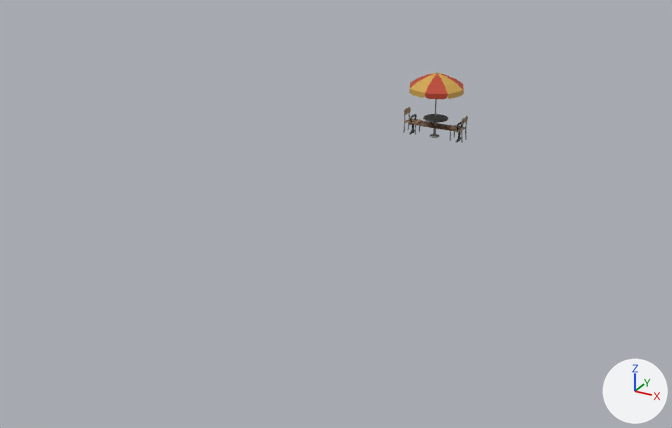
One commit to the glTF model assets/objects/street-props.glb: the scene before it, then after it.
The view is the same before and after, from a camera (50 mm lens) standing at (13.7, -33.2, 12.2) and looking at (0.3, -8.9, 0.1). Every picture has the same lights, and +X, +Y and +Z are marked at lower right. Where no turn or scale is listed for an object, it has been applied to the vertices.

Script lines for the objects in view, before the commit:
```python
me_outdoor_dining = bpy.data.meshes.new('outdoor_dining')
me_outdoor_dining.from_pydata(...)  # 593 vertices, 960 faces; spans x -1.28..1.28, y -1.13..1.13, z 0.0..2.65
me_outdoor_dining.materials.append(mat_atlas_colors)  # picture img_atlas_colors_diffuse
ob_outdoor_dining = bpy.data.objects.new('outdoor_dining', me_outdoor_dining)
ob_outdoor_dining.location = (0.0, 0.0, 0.0)
```
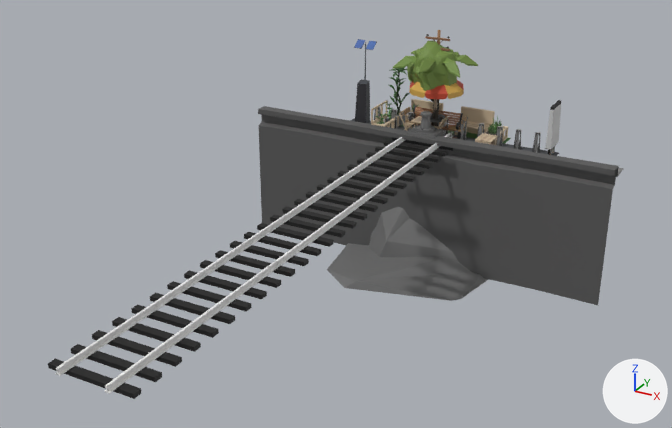
Commit message: adding parklet glTF model to assets

Boxes (x1, y1, x2, y2) around the edits, measured in the pictures (672 x 428 px):
'sea_wall', added
    after: (258, 106, 624, 305)
'track', added
    after: (48, 132, 453, 399)
'parklet', added (brown)
    after: (371, 67, 511, 152)
'bike_share', added
    after: (350, 39, 561, 156)
'tree-01', added (green)
    after: (407, 40, 457, 126)
'palmtree', added (green)
    after: (393, 51, 478, 114)
'park_bench', added
    after: (409, 106, 463, 139)
'utility_pole', added
    after: (425, 30, 450, 102)

The change, as a list of edits to the scene's bpy script:
```text
Add me_tree_01:
    me_tree_01.from_pydata(...)  # 164 vertices, 316 faces; spans x -1.38..0.83, y -1.07..0.83, z 0.0..3.85
    me_tree_01.materials.append(mat_atlas_colors)  # picture img_atlas_colors_diffuse
Add me_track:
    me_track.from_pydata(...)  # 264 vertices, 412 faces; spans x -1.3..1.3, y -20.2..0.0, z 0.0..0.3
    me_track.materials.append(mat_atlas_colors)  # picture img_atlas_colors_diffuse
Add me_sea_wall:
    me_sea_wall.from_pydata(...)  # 233 vertices, 358 faces; spans x -7.46..7.54, y -4.72..0.0, z -5.24..1.26
    me_sea_wall.materials.append(mat_atlas_colors)  # picture img_atlas_colors_diffuse
Add me_park_bench:
    me_park_bench.from_pydata(...)  # 314 vertices, 552 faces; spans x -1.04..1.04, y -0.29..0.33, z 0.0..1.05
    me_park_bench.materials.append(mat_atlas_colors)  # picture img_atlas_colors_diffuse
Add me_palmtree:
    me_palmtree.from_pydata(...)  # 150 vertices, 212 faces; spans x -1.65..1.46, y -1.65..1.66, z 0.0..3.45
    me_palmtree.materials.append(mat_atlas_colors)  # picture img_atlas_colors_diffuse
Add me_bike_share:
    me_bike_share.from_pydata(...)  # 1812 vertices, 2725 faces; spans x -3.83..5.01, y -0.46..0.54, z 0.0..3.44
    me_bike_share.materials.append(mat_atlas_colors)  # picture img_atlas_colors_diffuse
Add me_parklet:
    me_parklet.from_pydata(...)  # 3639 vertices, 6400 faces; spans x -4.91..0.44, y -0.72..1.84, z -0.41..2.0
    me_parklet.materials.append(mat_atlas_colors)  # picture img_atlas_colors_diffuse
Add me_utility_pole:
    me_utility_pole.from_pydata(...)  # 454 vertices, 780 faces; spans x -0.51..0.51, y -0.16..0.16, z 0.0..4.3
    me_utility_pole.materials.append(mat_atlas_colors)  # picture img_atlas_colors_diffuse
Add ob_tree_01:
    ob_tree_01 = bpy.data.objects.new('tree-01', me_tree_01)
    ob_tree_01.location = (0.0, 0.0, 0.0)
Add ob_track:
    ob_track = bpy.data.objects.new('track', me_track)
    ob_track.location = (0.0, 0.0, 0.0)
Add ob_sea_wall:
    ob_sea_wall = bpy.data.objects.new('sea_wall', me_sea_wall)
    ob_sea_wall.location = (0.0, 0.0, 0.0)
Add ob_park_bench:
    ob_park_bench = bpy.data.objects.new('park_bench', me_park_bench)
    ob_park_bench.location = (0.0, 0.0, 0.0)
Add ob_palmtree:
    ob_palmtree = bpy.data.objects.new('palmtree', me_palmtree)
    ob_palmtree.location = (0.0, 0.0, 0.0)
Add ob_bike_share:
    ob_bike_share = bpy.data.objects.new('bike_share', me_bike_share)
    ob_bike_share.location = (0.0, 0.0, 0.0)
Add ob_parklet:
    ob_parklet = bpy.data.objects.new('parklet', me_parklet)
    ob_parklet.location = (2.35, -0.53, 0.4)
Add ob_utility_pole:
    ob_utility_pole = bpy.data.objects.new('utility_pole', me_utility_pole)
    ob_utility_pole.location = (0.0, 0.0, 0.0)
```
